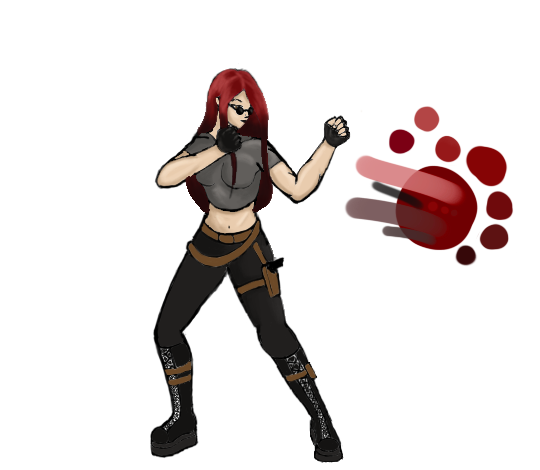
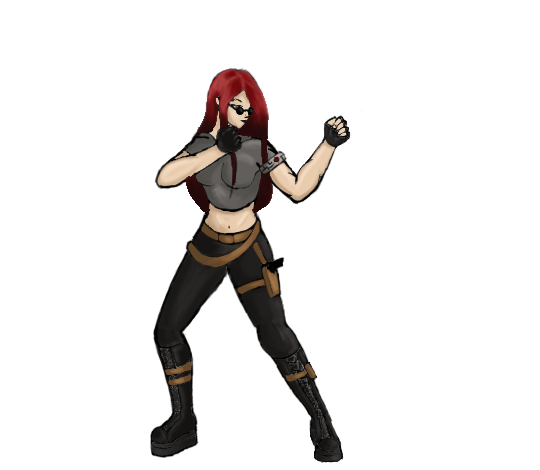
Layers edited between the first and the second 540x470 image:
added layer "Blood Color" above "Face" over box(258, 150, 287, 175)
moved "Layer 2" into group "Color Pallette" over box(344, 106, 514, 267)
painted on "Hips" over box(186, 224, 273, 269)
painted on "Right Tigh" over box(154, 252, 228, 337)
painted on "Left Tigh" over box(235, 233, 299, 354)
moved "Left Ankle" above "Right Ankle", painted on it over box(257, 316, 332, 422)
painted on "Right Ankle" over box(153, 323, 194, 415)
painted on "Right Foot" over box(151, 399, 198, 455)
painted on "Left Foot" over box(172, 392, 344, 461)
